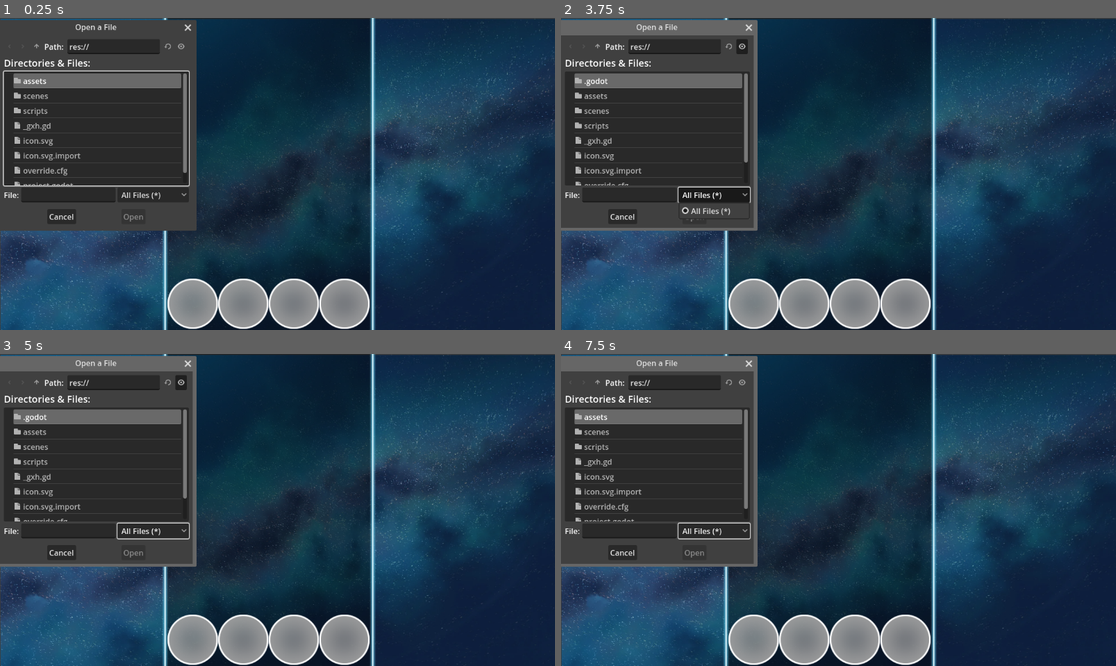
Above: before the commit, frames 1-4 (two rows, left to right).
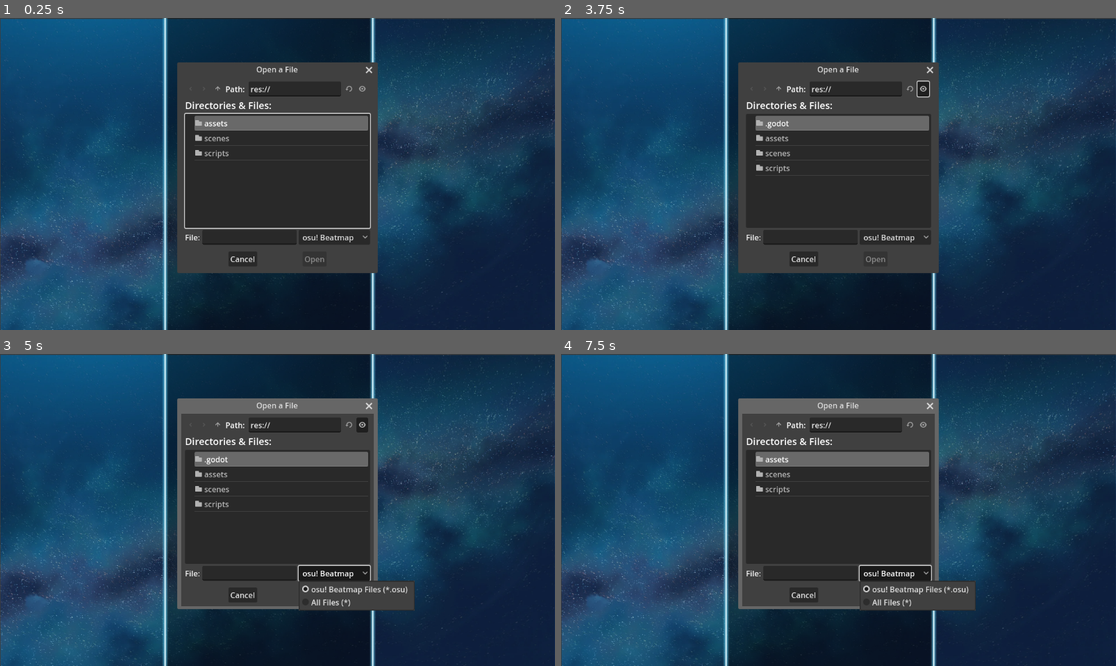
Above: after the commit, the same moments.

Repository: Rafael-VP/Rockstar
Game: Godot game, scene res://scenes/game.tscn
Same seed, same stepped clock (60 frames per second), same inputs: the game is played once before the commit and once after it.
Inputs (mouse positions are in pixels of both pictures, inside the frame that each line leads up to; where the layout moved, square brackets give the same spot in the first picture):
- Up to frame 1 (0.25 s): no input
- Up to frame 2 (3.75 s): click (777, 89) [599, 46] at 0.5 s; click (777, 89) [599, 46] at 1.25 s; click (910, 89) [727, 46] at 2 s; click (921, 89) [744, 46] at 2.75 s; click (716, 195) at 3.5 s, where only the run before the commit has a clickable "All Files (*)"
- Up to frame 3 (5 s): click (333, 572) at 4.25 s, where only the run after the commit has a clickable "osu! Beatmap Files (*.osu)"
- Up to frame 4 (7.5 s): click (910, 425) [727, 382] at 5 s; click (921, 425) [744, 382] at 5.75 s; click (716, 531) at 6.5 s, where only the run before the commit has a clickable "All Files (*)"; click (894, 572) at 7.25 s, where only the run after the commit has a clickable "osu! Beatmap Files (*.osu)"

The runs differ from the first frame. In frame 1, 46% of the frame differs, in the area x 0-69%, y 0-100%; in frame 2, 47%; in frame 3, 48%, in the area x 0-75%, y 0-100%; in frame 4, 48%.

Commit message:
Fixed note spawn

Diff:
--- a/scenes/column.tscn
+++ b/scenes/column.tscn
@@ -6,17 +6,19 @@
 [sub_resource type="RectangleShape2D" id="RectangleShape2D_skjtm"]
 
 [node name="Column" type="Node2D"]
+position = Vector2(0, 1)
 script = ExtResource("1_ca5fs")
 
-[node name="NodeContainer" type="Node2D" parent="."]
+[node name="NoteContainer" type="Node2D" parent="."]
+position = Vector2(0, -781)
 
-[node name="Area2D" type="Area2D" parent="."]
+[node name="HitArea" type="Area2D" parent="."]
 
-[node name="Note" type="Sprite2D" parent="Area2D"]
+[node name="Note" type="Sprite2D" parent="HitArea"]
 position = Vector2(-1.3411e-07, -6.5)
 scale = Vector2(1.48, 1.41901)
 texture = ExtResource("1_6pfin")
 
-[node name="ColliderPerfect" type="CollisionShape2D" parent="Area2D"]
+[node name="ColliderPerfect" type="CollisionShape2D" parent="HitArea"]
 scale = Vector2(7, 7)
 shape = SubResource("RectangleShape2D_skjtm")
--- a/scenes/game.tscn
+++ b/scenes/game.tscn
@@ -21,6 +21,7 @@
 
 [node name="BeatmapFileDialog" type="FileDialog" parent="."]
 title = "Open a File"
+initial_position = 1
 size = Vector2i(400, 400)
 ok_button_text = "Open"
 file_mode = 0
@@ -41,8 +42,8 @@
 
 [node name="ForegroundAll" type="Sprite2D" parent="Background"]
 modulate = Color(0, 0, 0, 0.203922)
-position = Vector2(11.4026, 3.25796)
-scale = Vector2(29.474, 16.7477)
+position = Vector2(6.51541, -0.813904)
+scale = Vector2(29.3213, 16.6205)
 texture = SubResource("GradientTexture2D_u068m")
 
 [node name="ForegroundNotes" type="Sprite2D" parent="Background"]
--- a/scripts/column.gd
+++ b/scripts/column.gd
@@ -1,33 +1,43 @@
 extends Node2D
 
-@export var column_index: int  # Index of the column (0, 1, 2, etc.)
 @export var key_action: String  # Input action for this column
-@export var hit_area_y: float = 900.0  # Y-coordinate for the hit area
+@onready var note_container = $NoteContainer
+@onready var hit_area = $HitArea
+@onready var audio_player = get_parent().get_node("AudioStreamPlayer")
 
-@onready var note_container = $NoteContainer
+var note_spawn_y: float = -500.0  # Position above the screen
+var hit_area_y: float  # Hit area Y-coordinate
+var window_height: float = ProjectSettings.get("display/window/size/viewport_height")
+
+func _ready():
+	# Position hit area dynamically near the bottom of the screen
+	hit_area_y = window_height - 100
+	hit_area.position = Vector2(0, hit_area_y)
+
+	# Position note container at spawn location
+	note_container.position = Vector2(0, note_spawn_y)
 
 func spawn_note(hit_time: float):
-	# Load the note scene and instance it
 	var note_scene = preload("res://scenes/note.tscn")
 	var note = note_scene.instantiate()
 
-	# Set note properties
-	note.position = Vector2(0, 0)  # Spawn at top of column
-	note.hit_time = hit_time
+	# Calculate velocity (distance/time)
+	var distance = hit_area_y - note_spawn_y
+	var time_to_hit = hit_time - audio_player.get_playback_position()
+	var velocity = distance / time_to_hit if time_to_hit > 0 else 0
+
+	note.velocity = velocity
 	note.target_y = hit_area_y
-
-	# Add note to NoteContainer
+	note.position = Vector2(0, 0)  # Start position
 	note_container.add_child(note)
 
 func _process(delta):
-	# Handle input for this column
+	# Check for player input
 	if Input.is_action_just_pressed(key_action):
 		check_for_hits()
 
 func check_for_hits():
-	# Check if any notes are in the hit area
 	for note in note_container.get_children():
 		if note.is_in_hit_window():
 			note.register_hit()
-			print("Hit registered!")
 			return
--- a/scripts/game.gd
+++ b/scripts/game.gd
@@ -1,42 +1,45 @@
 extends Node2D
 
-# Beatmap parser
-var beatmap_parser: BeatmapParser
-var beatmap_path: String = ""  # Path to selected beatmap file
+@onready var audio_player = $AudioStreamPlayer
+@onready var beatmap_dialog = $BeatmapFileDialog
 
-# Nodes
-@onready var beatmap_file_dialog = $BeatmapFileDialog
-@onready var audio_player = $AudioStreamPlayer
 @onready var columns = [$Column0, $Column1, $Column2, $Column3]
 
+# Variables
+var beatmap_parser = preload("res://scripts/beatmap_parser.gd").new()
+var hit_objects = []
+
 func _ready():
-	beatmap_parser = BeatmapParser.new()
-	setup_beatmap_selection()
+	# Set up BeatmapFileDialog
+	beatmap_dialog.file_mode = FileDialog.FILE_MODE_OPEN_FILE
+	beatmap_dialog.access = FileDialog.ACCESS_RESOURCES
+	beatmap_dialog.filters = ["*.osu ; osu! Beatmap Files"]
 
-func setup_beatmap_selection():
-	# Open file dialog on startup
-	beatmap_file_dialog.popup()
+	# Open the beatmap dialog
+	beatmap_dialog.popup_centered()
 
-func _on_BeatmapFileDialog_file_selected(path):
-	beatmap_path = path
-	print("Selected beatmap:", beatmap_path)
-	load_and_start_gameplay()
 
-func load_and_start_gameplay():
-	if beatmap_parser.parse_beatmap(beatmap_path):
-		# Load and play the song
-		var audio_file = "res://audio/" + beatmap_parser.audio_filename
-		audio_player.stream = load(audio_file)
-		audio_player.play()
+func start_gameplay():
+	# Load and play music
+	var audio_file = "res://audio/" + beatmap_parser.audio_filename
+	audio_player.stream = load(audio_file)
+	audio_player.play()
 
-		# Spawn notes for all hit objects
-		for hit_object in beatmap_parser.hit_objects:
-			var column = hit_object["column"]
-			var time = hit_object["time"] / 1000.0  # Convert ms to seconds
-			columns[column].spawn_note(time)
-	else:
-		print("Failed to parse beatmap.")
+	# Schedule note spawning
+	for hit_object in hit_objects:
+		var column_index = hit_object["column"]
+		var hit_time = hit_object["time"] / 1000.0  # Convert ms to seconds
+		spawn_note_in_column(column_index, hit_time)
+
+func spawn_note_in_column(column_index: int, hit_time: float):
+	var column = columns[column_index]
+	column.spawn_note(hit_time)
 
 
 func _on_beatmap_file_dialog_file_selected(path: String) -> void:
-	pass # Replace with function body.
+	# Parse the selected beatmap
+	if beatmap_parser.parse_beatmap(path):
+		hit_objects = beatmap_parser.hit_objects
+		start_gameplay()
+	else:
+		print("Failed to load beatmap.")
--- a/scripts/note.gd
+++ b/scripts/note.gd
@@ -1,37 +1,32 @@
 extends Node2D
 
-var hit_time: float  # When the note should reach the hit area
-var target_y: float  # The Y-coordinate of the hit area
+var velocity: float  # Speed at which the note moves
+var target_y: float  # Y-coordinate of the hit area
 var hit_registered = false
-var velocity: float
 
-const HIT_WINDOW = 0.15  # Seconds for a valid hit window (adjust as needed)
-
-func _ready():
-	# Calculate velocity based on time to hit
-	var time_to_hit = hit_time - Time.get_ticks_msec() / 1000.0
-	velocity = target_y / time_to_hit
+const HIT_WINDOW_PERFECT = 0.05
+const HIT_WINDOW_GOOD = 0.1
+const HIT_WINDOW_MISS = 0.15
 
 func _process(delta):
-	# Move the note downward
 	position.y += velocity * delta
 
-	# If note passes the hit area and wasn't hit, register as a miss
-	if position.y > target_y + 50 and not hit_registered:
+	# If note passes the hit area without being hit
+	if position.y >= target_y + 50 and not hit_registered:
 		register_miss()
 
 func is_in_hit_window() -> bool:
-	# Check if the note is in the valid hit window
-	var current_time = Time.get_ticks_msec() / 1000.0
-	return abs(hit_time - current_time) <= HIT_WINDOW
+	var distance_to_hit = abs(target_y - position.y)
+	return distance_to_hit / velocity <= HIT_WINDOW_MISS
 
 func register_hit():
 	if hit_registered:
 		return
 	hit_registered = true
-	queue_free()  # Remove the note from the scene
+	print("Hit!")
+	queue_free()
 
 func register_miss():
+	hit_registered = true
 	print("Miss!")
-	hit_registered = true
 	queue_free()
